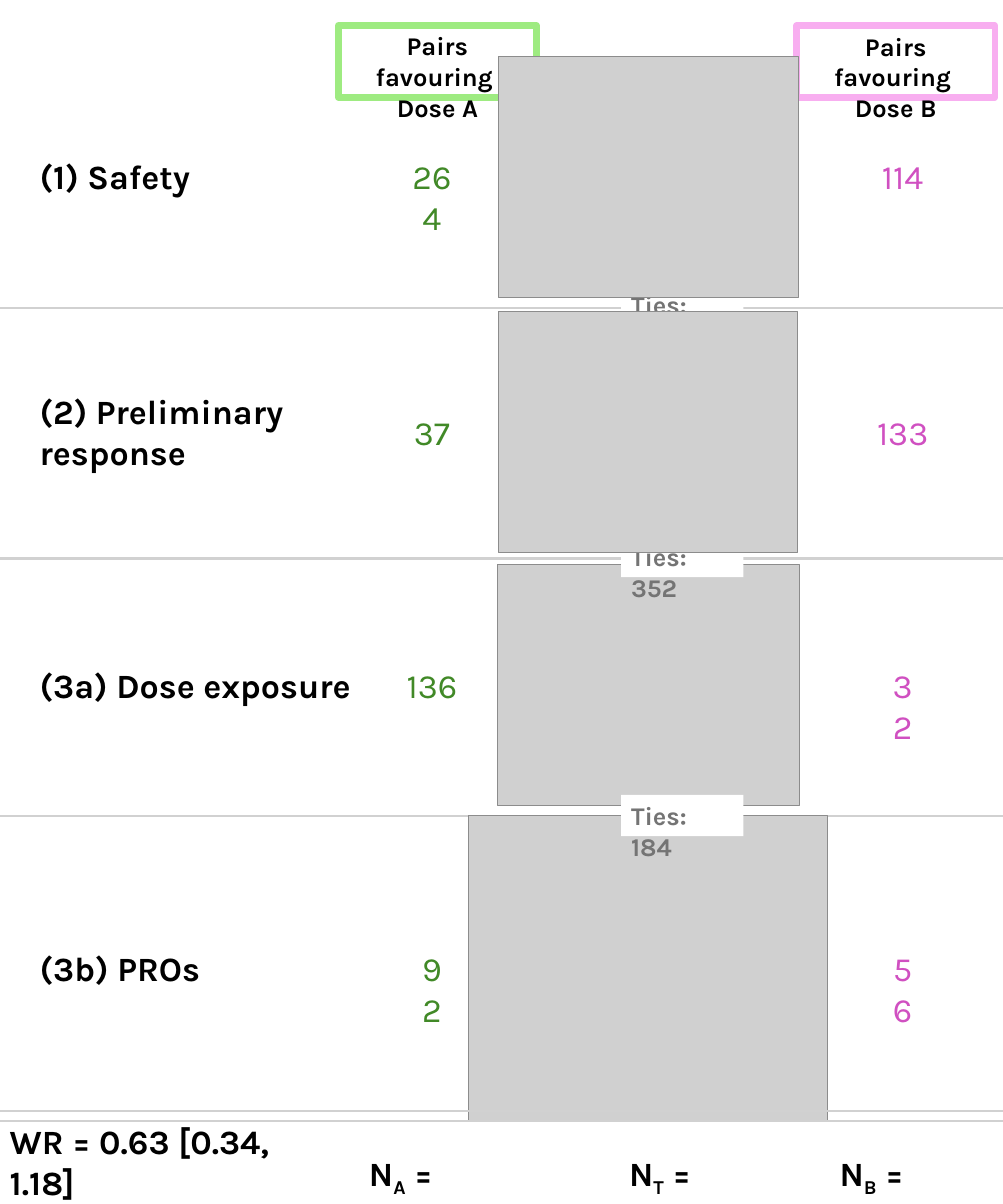
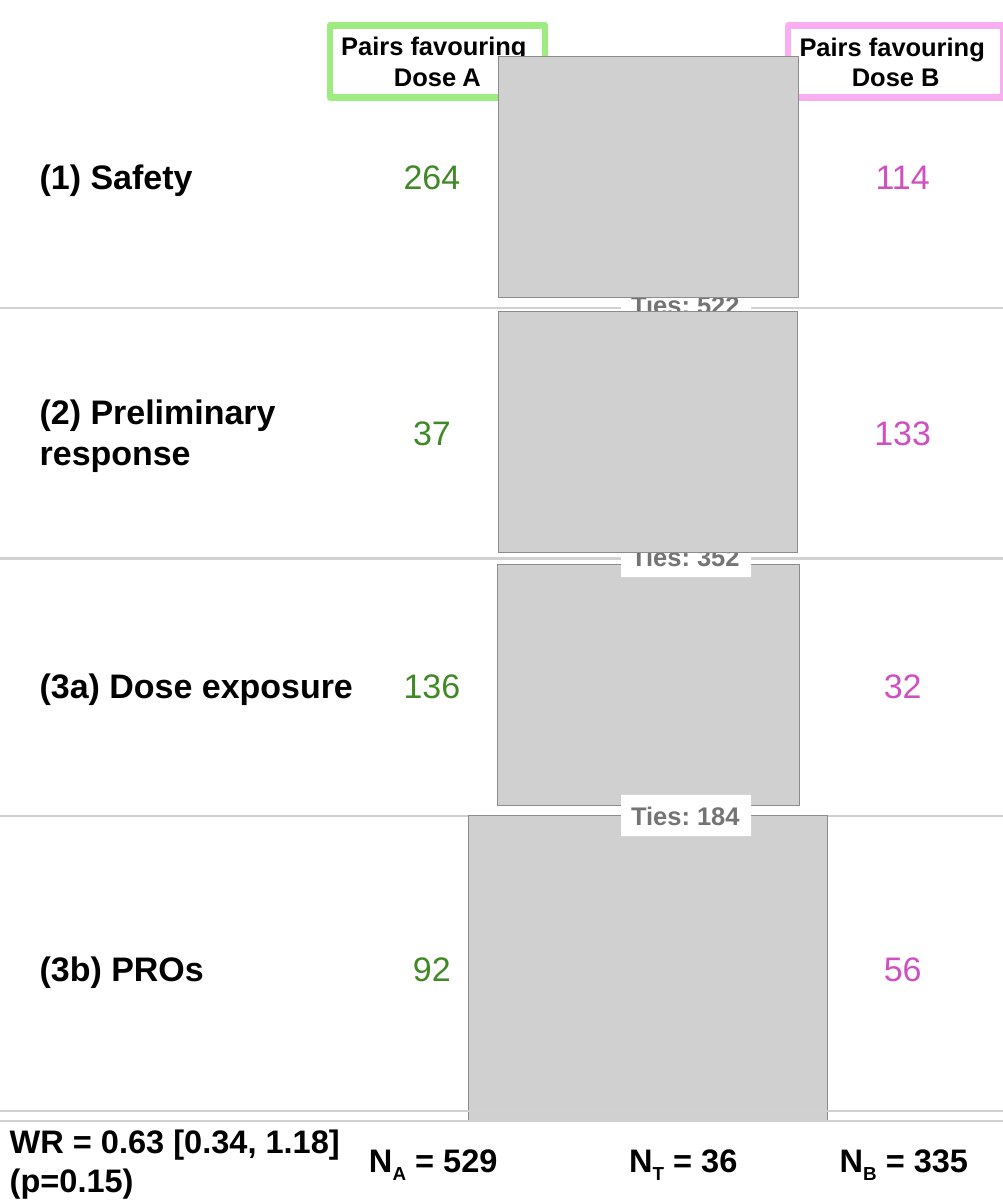
Before and after one commit to alemily100/win_ratio, a slide deck: slide 1 of figures/case_study.pptx. Drawn at 1003x1204 pixels with LibreOffice and Linux fonts; fonts in the diff are those of the drawing; grey boxes stand for pictures. Boxes give left, top, right and bottom in pixels: in the first picture for what was removed or moved away, otherwise in the second. Text is boxed around its words. In the diff, an @@ line names an element or a change of style, - is before the commit and + after.

```diff
--- a/figures/case_study.pptx
+++ b/figures/case_study.pptx
@@ rectangle "Pairs favouring": place and size @@
-rectangle "Pairs favouring" at <box>338,25,536,98</box>
+rectangle "Pairs favouring" at <box>330,25,545,98</box>
@@ rectangle "Pairs favouring": place and size @@
-rectangle "Pairs favouring" at <box>797,25,995,98</box>
+rectangle "Pairs favouring" at <box>789,25,1003,98</box>
@@ font Karla to Arial in 17 elements at <box>413,421,451,446</box>, <box>876,165,930,189</box>, <box>40,164,193,196</box>, <box>40,399,276,472</box>, <box>40,673,353,704</box>, <box>40,956,203,988</box>, <box>874,421,931,446</box>, <box>404,165,461,190</box>, <box>404,674,461,699</box>, <box>413,957,451,982</box>, <box>884,674,922,699</box>, <box>884,957,922,982</box>, <box>789,25,1003,98</box>, <box>330,25,545,98</box>, <box>631,297,739,312</box>, <box>621,795,751,836</box>, <box>621,536,751,577</box> @@
@@ rectangle "Ties: 352": place and size @@
-rectangle "Ties: 352" at <box>621,536,743,577</box>
+rectangle "Ties: 352" at <box>621,536,751,577</box>
@@ rectangle "Ties: 184": place and size @@
-rectangle "Ties: 184" at <box>621,795,743,836</box>
+rectangle "Ties: 184" at <box>621,795,751,836</box>
@@ text "NA = 529": place and size @@
-text "NA = 529" at <box>359,1147,505,1198</box>
+text "NA = 529" at <box>443,1149,497,1173</box>
@@ text "NT = 36": place and size @@
-text "NT = 36" at <box>619,1147,745,1198</box>
+text "NT = 36" at <box>701,1149,737,1173</box>
@@ size 24 to 23 pt, font Karla to Arial in 4 elements at <box>10,1129,340,1198</box>, <box>701,1149,737,1173</box>, <box>443,1149,497,1173</box>, <box>914,1149,968,1173</box> @@
@@ text "NB = 335": place and size @@
-text "NB = 335" at <box>830,1147,975,1198</box>
+text "NB = 335" at <box>914,1149,968,1173</box>
```
Also in this commit, not shown: 18 other files.
